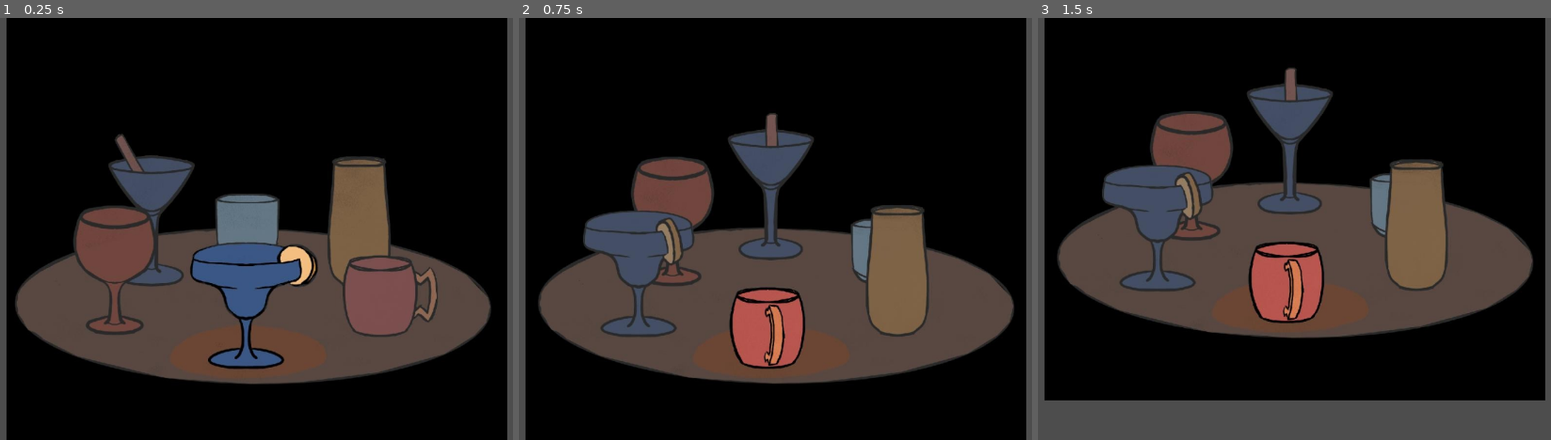
Above: before the commit, frames 1-3 (left to right).
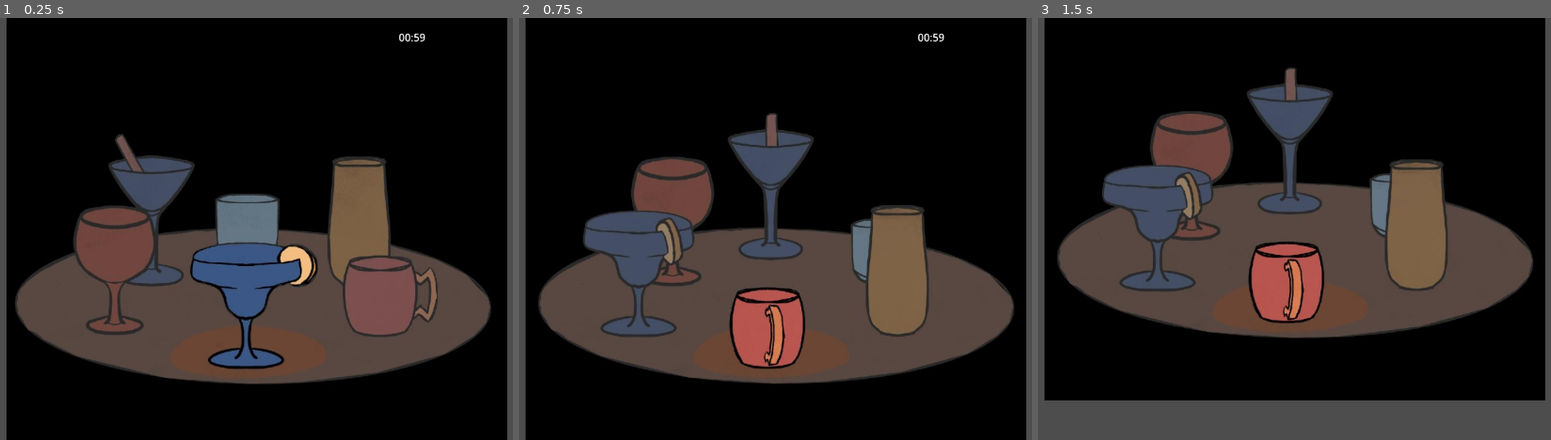
Above: after the commit, the same moments.

Repository: JackieTheWackie/lazy_susan_gamejam
Game: Godot game, scene res://scenes/game.tscn
Two runs of this game, one before a commit and one after it. Both use one fixed random seed, a clock stepped at 60 frames per second and the inputs below.
Inputs:
- Up to frame 1 (0.25 s): no input
- Up to frame 2 (0.75 s): tap Enter at 0.5 s; hold Right (ui_right) from 0.53 s (still down)
- Up to frame 3 (1.5 s): release Right (ui_right) at 1.28 s; hold Down (ui_down) from 1.28 s (still down)

The runs differ from the first frame. In frame 1, less than 0.1% of the frame differs, in the area x 77-83%, y 3-6%; in frame 2, less than 0.1%; in frame 3, nothing differs.

Commit message:
Adding timer and organizing scripts

Diff:
--- a/scenes/game.tscn
+++ b/scenes/game.tscn
@@ -1,15 +1,17 @@
 [gd_scene format=3 uid="uid://byt1f14cqr2s8"]
 
-[ext_resource type="Script" uid="uid://dg6uhlxbwiifg" path="res://scripts/camera_2d.gd" id="1_yqjtg"]
+[ext_resource type="Script" uid="uid://dg6uhlxbwiifg" path="res://scripts/gameplay/camera_2d.gd" id="1_yqjtg"]
 [ext_resource type="Texture2D" uid="uid://cy5rjaktgtck6" path="res://assets/spinner2.jpg" id="3_iywne"]
-[ext_resource type="Script" uid="uid://spfhfr2vo27j" path="res://scripts/confirmation_menu.gd" id="3_lnu2h"]
-[ext_resource type="Script" uid="uid://btea14wxvfbs2" path="res://scripts/lazy_susan.gd" id="4_iywne"]
-[ext_resource type="Script" uid="uid://ufjs54iamur6" path="res://scripts/drink_menu.gd" id="5_iywne"]
+[ext_resource type="Script" uid="uid://spfhfr2vo27j" path="res://scripts/menus/confirmation_menu.gd" id="3_lnu2h"]
+[ext_resource type="Script" uid="uid://btea14wxvfbs2" path="res://scripts/gameplay/lazy_susan.gd" id="4_iywne"]
+[ext_resource type="Script" uid="uid://ufjs54iamur6" path="res://scripts/menus/drink_menu.gd" id="5_iywne"]
 [ext_resource type="Texture2D" uid="uid://cnqyj1jb0pbek" path="res://assets/drinks/drink_1.png" id="6_gee14"]
-[ext_resource type="Script" uid="uid://pbot1780v53o" path="res://scripts/target_menu.gd" id="6_p57ef"]
+[ext_resource type="Script" uid="uid://pbot1780v53o" path="res://scripts/menus/target_menu.gd" id="6_p57ef"]
 [ext_resource type="Texture2D" uid="uid://bwgtvyjtfflpv" path="res://assets/drinks/drink_2.png" id="7_0tnpc"]
-[ext_resource type="Script" uid="uid://siea14effeq5" path="res://scripts/final_menu.gd" id="7_u5sy4"]
+[ext_resource type="Script" uid="uid://siea14effeq5" path="res://scripts/menus/final_menu.gd" id="7_u5sy4"]
 [ext_resource type="Texture2D" uid="uid://c26jlcid1v7e2" path="res://assets/drinks/drink_3.png" id="8_vtaks"]
+[ext_resource type="Script" uid="uid://dd1cvf04wu7is" path="res://scripts/on_screen_text/timer.gd" id="11_dinhu"]
+[ext_resource type="Script" uid="uid://deaai2bhdeei8" path="res://scripts/on_screen_text/phone_call.gd" id="12_kvuet"]
 
 [sub_resource type="AtlasTexture" id="AtlasTexture_p57ef"]
 atlas = ExtResource("3_iywne")
@@ -63,6 +65,26 @@
 
 [sub_resource type="LabelSettings" id="LabelSettings_lbhrr"]
 font_size = 32
+
+[sub_resource type="GDScript" id="GDScript_kvuet"]
+script/source = "extends Label
+
+@onready var timer: Timer = $\"../Timer\"
+
+var total_seconds = 60
+
+# Called when the node enters the scene tree for the first time.
+func _ready() -> void:
+	timer.timeout.connect(_on_timer_timeout)
+
+func _on_timer_timeout():
+	total_seconds += 1
+
+	var minutes = floori(total_seconds / 60)
+	var seconds = total_seconds % 60
+
+	text = \"%02d:%02d\" % [minutes,seconds]
+"
 
 [node name="Game" type="Node2D" unique_id=1428437104]
 
@@ -205,7 +227,6 @@
 text = "6"
 
 [node name="Target Menu" type="CanvasLayer" parent="." unique_id=1541135499]
-visible = false
 
 [node name="Control" type="Control" parent="Target Menu" unique_id=1878676991]
 layout_mode = 3
@@ -260,7 +281,6 @@
 text = "3"
 
 [node name="Final Menu" type="CanvasLayer" parent="." unique_id=856374487]
-visible = false
 
 [node name="Control" type="Control" parent="Final Menu" unique_id=660241745]
 layout_mode = 3
@@ -312,3 +332,29 @@
 [node name="No" type="Button" parent="Final Menu/Control/PanelContainer/VBoxContainer" unique_id=1924340631]
 layout_mode = 2
 text = "NO!"
+
+[node name="Phone Call" type="Node" parent="." unique_id=228923896]
+
+[node name="Phone Call" type="TextEdit" parent="Phone Call" unique_id=419674656]
+offset_left = -359.0
+offset_top = 238.0
+offset_right = -67.0
+offset_bottom = 322.0
+theme_override_font_sizes/font_size = 30
+text = "hgfhfgh"
+script = ExtResource("12_kvuet")
+
+[node name="Timer" type="Node" parent="." unique_id=902966783]
+script = ExtResource("11_dinhu")
+
+[node name="Label" type="Label" parent="Timer" unique_id=768358658]
+offset_left = 215.0
+offset_top = -306.0
+offset_right = 347.0
+offset_bottom = -256.0
+script = SubResource("GDScript_kvuet")
+
+[node name="Timer" type="Timer" parent="Timer" unique_id=2095725279]
+wait_time = 60.0
+one_shot = true
+autostart = true
--- a/scripts/test_script.gd
+++ b/scripts/on_screen_text/phone_call.gd
@@ -1,9 +1,9 @@
-extends Node
+extends TextEdit
 
 
 # Called when the node enters the scene tree for the first time.
 func _ready() -> void:
-	pass # Replace with function body.
+	hide()
 
 
 # Called every frame. 'delta' is the elapsed time since the previous frame.
--- /dev/null
+++ b/scripts/on_screen_text/timer.gd
@@ -0,0 +1,21 @@
+extends Node
+
+@onready var timer: Timer = $Timer
+@onready var label: Label = $Label
+@onready var drink_menu: Control = $"../Drink Menu/Control"
+
+func _ready() -> void:
+	timer.timeout.connect(_on_timeout)
+
+# Called every frame. 'delta' is the elapsed time since the previous frame.
+func _process(delta: float) -> void:
+	label.text = "%02d:%02d" % _time_left()
+
+func _time_left():
+	var time_left = timer.time_left
+	var minute = floor(time_left / 60)
+	var second = int(time_left) % 60
+	return [minute, second]
+
+func _on_timeout() -> void:
+	drink_menu.show()
Renamed: scripts/camera_2d.gd -> scripts/gameplay/camera_2d.gd
Renamed: scripts/camera_2d.gd.uid -> scripts/gameplay/camera_2d.gd.uid
Renamed: scripts/lazy_susan.gd -> scripts/gameplay/lazy_susan.gd
Renamed: scripts/lazy_susan.gd.uid -> scripts/gameplay/lazy_susan.gd.uid
Renamed: scripts/confirmation_menu.gd -> scripts/menus/confirmation_menu.gd
Renamed: scripts/confirmation_menu.gd.uid -> scripts/menus/confirmation_menu.gd.uid
Renamed: scripts/drink_menu.gd -> scripts/menus/drink_menu.gd
Renamed: scripts/drink_menu.gd.uid -> scripts/menus/drink_menu.gd.uid
Renamed: scripts/final_menu.gd -> scripts/menus/final_menu.gd
Renamed: scripts/final_menu.gd.uid -> scripts/menus/final_menu.gd.uid
Renamed: scripts/target_menu.gd -> scripts/menus/target_menu.gd
Renamed: scripts/target_menu.gd.uid -> scripts/menus/target_menu.gd.uid
(and 3 more such lines)
